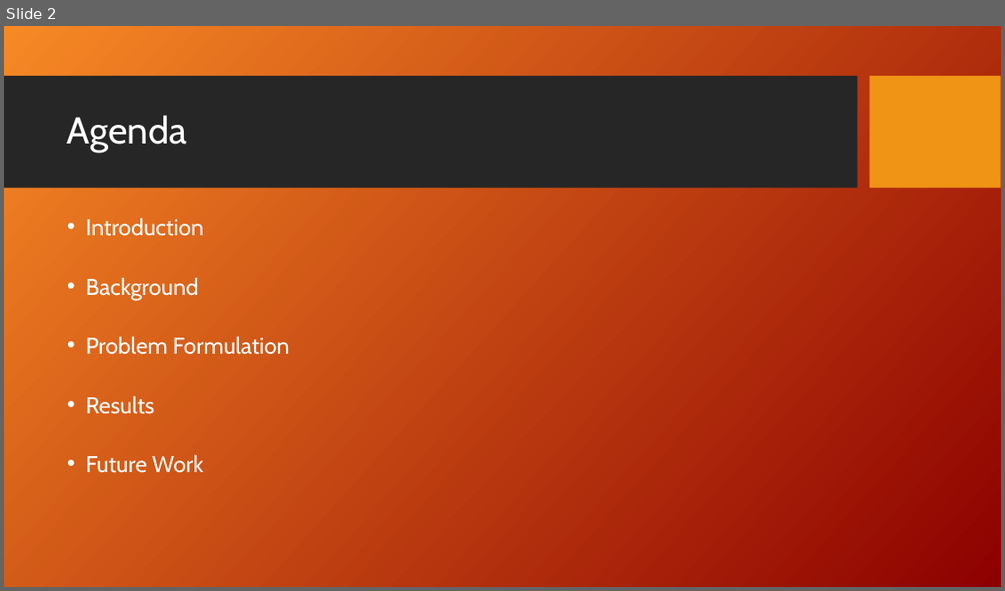
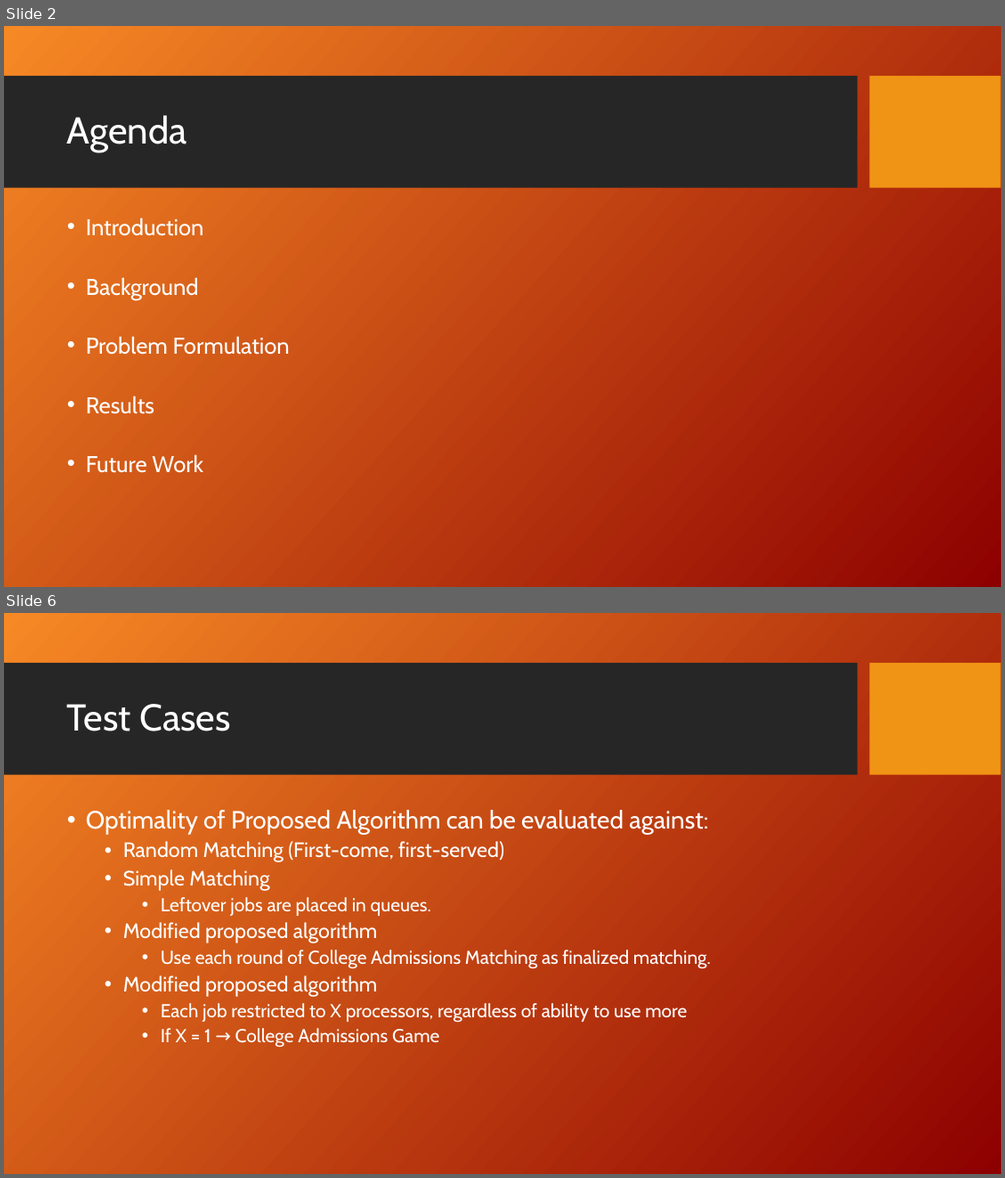
Before and after one commit to fmromano/GameTheoryProject, a slide deck: Paper/MatchingJobsPresentation_KH_FR.ppt. Shown one above the other, each under a label of ours: slide 2 before the commit, slides 2 and 6 after it; the slides between them are not shown. The pictures are 1005x591 and 1005x1178 pixels, drawn with LibreOffice and Linux fonts; fonts in the diff are those of the drawing; background and template pictures are left out. Boxes give left, top, right and bottom in pixels: in the first picture for what was removed or moved away, otherwise in the second. Text is boxed around its words. In the diff, an @@ line names an element or a change of style, - is before the commit and + after.

```diff
--- a/Paper/MatchingJobsPresentation_KH_FR.ppt
+++ b/Paper/MatchingJobsPresentation_KH_FR.ppt
@@ slide 6 added at (4,613,1001,1174), background picture (left out); not listed: 2 template elements that a slide beside it also shows @@
@@ title added at (67,704,230,731), 36 pt, text #FFFFFF @@
+Test Cases
@@ text added at (86,810,711,1047), 18 pt, text #FFFFFF @@
+• Optimality of Proposed Algorithm can be evaluated against:
+  • Random Matching (First-come, first-served)
+  • Simple Matching
+    • Leftover jobs are placed in queues.
+  • Modified proposed algorithm
+    • Use each round of College Admissions Matching as finalized matching.
+  • Modified proposed algorithm
+    • Each job restricted to X processors, regardless of ability to use more
+    • If X = 1 → College Admissions Game
```
Also in this commit, not shown: 5 slides changed, 2 other slides added, 2 slides removed.
